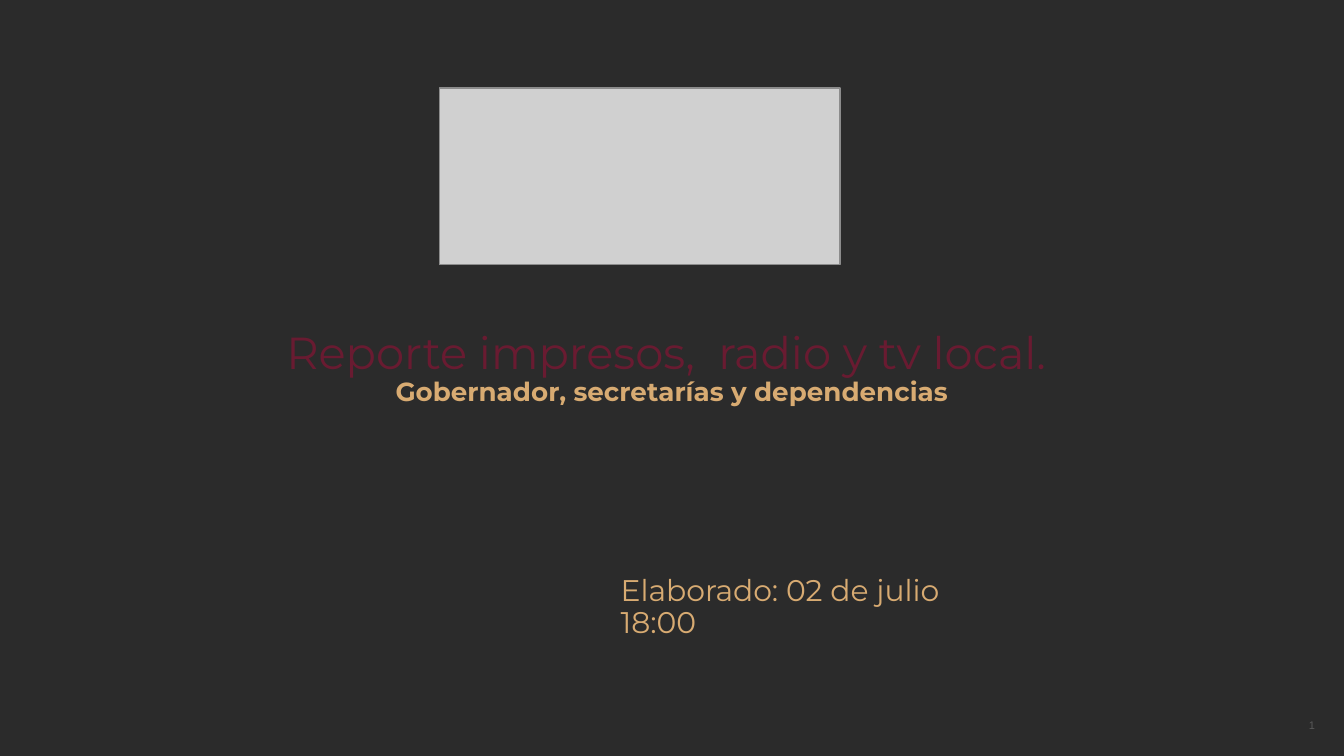
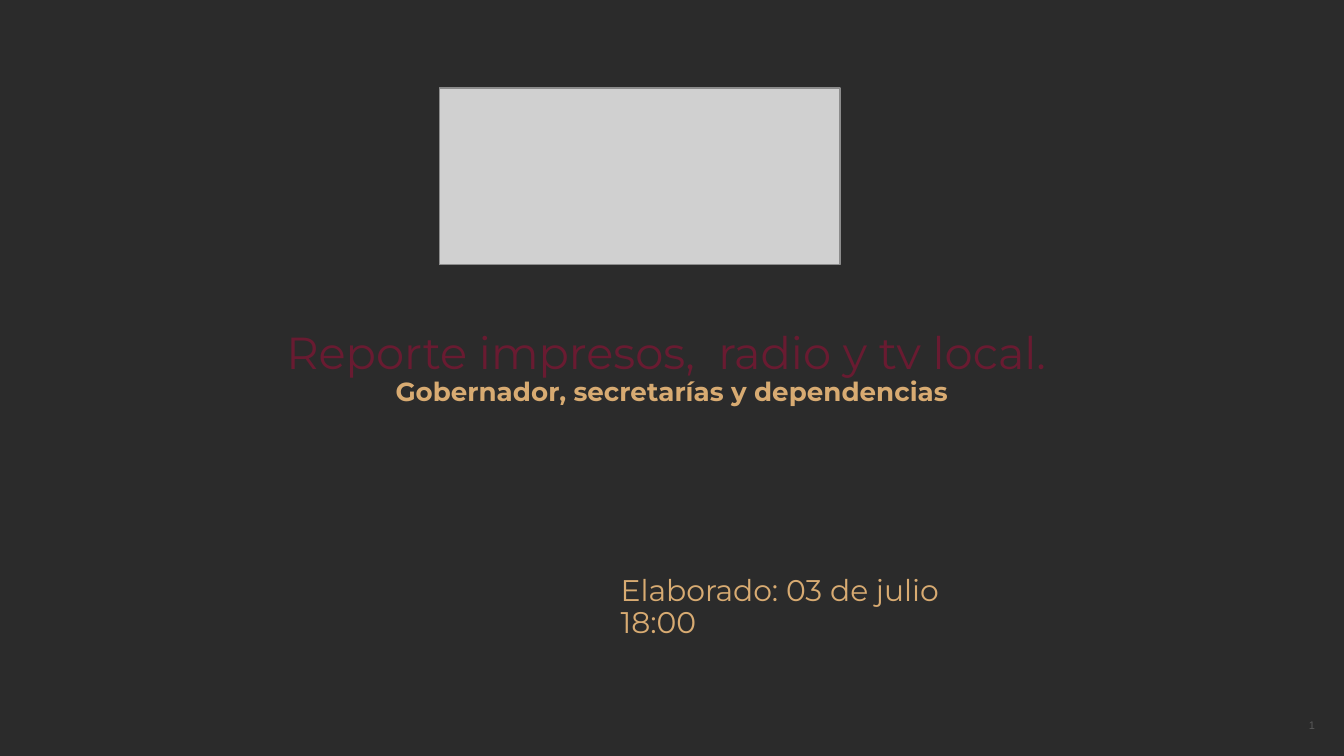
Before and after one commit to thelonious9/Reporteportadas, a slide deck: slide 1 of Reporte 030726.pptx. Drawn at 1344x756 pixels with LibreOffice and Linux fonts; fonts in the diff are those of the drawing; grey boxes stand for pictures; background and template pictures are left out; a plain dark background stands for a picture behind light text. Boxes give left, top, right and bottom in pixels: in the first picture for what was removed or moved away, otherwise in the second. Text is boxed around its words. In the diff, an @@ line names an element or a change of style, - is before the commit and + after.

```diff
--- a/Reporte 030726.pptx
+++ b/Reporte 030726.pptx
@@ text at [621,579,939,607]: text changed @@
-Elaborado: 02 de julio
+Elaborado: 03 de julio
```
Also in this commit, not shown: 8 other slides changed.
